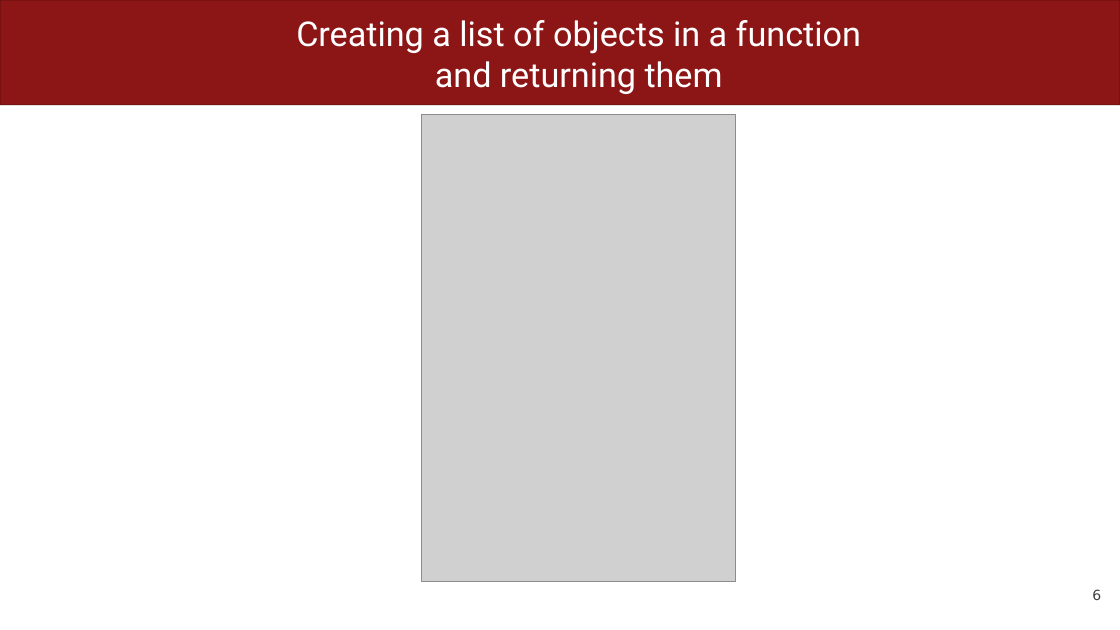
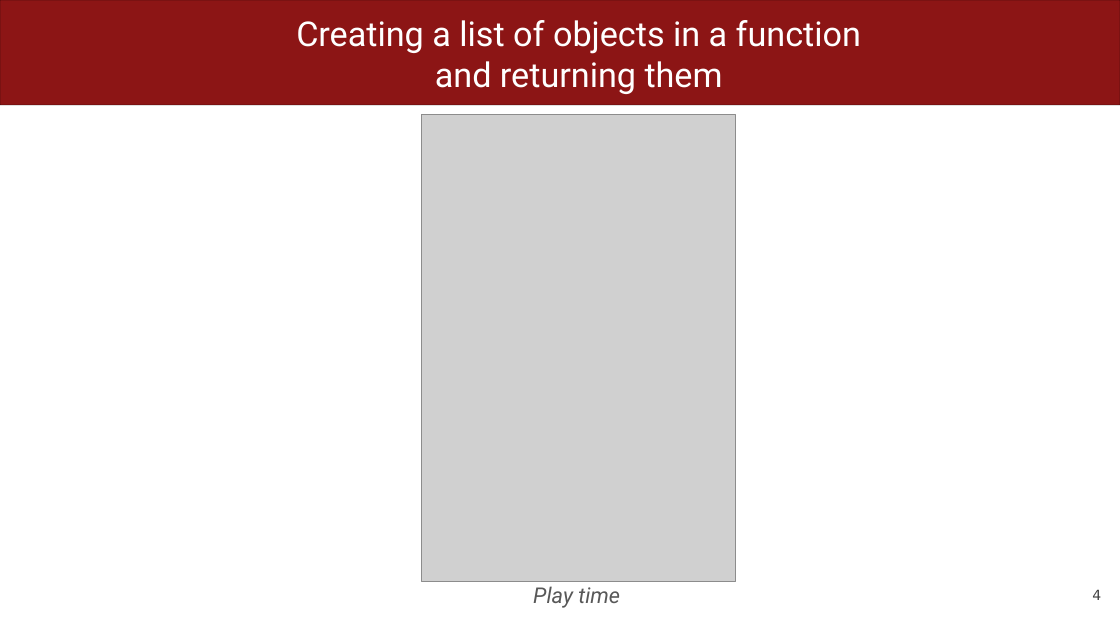
Before and after one commit to csbridge/turkey-21-website, a slide deck: slide 4 of docs/slides/Lecture15.pptx (slide 6 before the commit). Drawn at 1120x630 pixels with LibreOffice and Linux fonts; fonts in the diff are those of the drawing; grey boxes stand for pictures. Boxes give left, top, right and bottom in pixels: in the first picture for what was removed or moved away, otherwise in the second. Text is boxed around its words. In the diff, an @@ line names an element or a change of style, - is before the commit and + after.

```diff
--- a/docs/slides/Lecture15.pptx
+++ b/docs/slides/Lecture15.pptx
@@ text added at [533,586,620,608], 14 pt, text #585858, italic @@
+Play time
@@ page number at [1092,590,1101,600]: text changed @@
-6
+4
```
Also in this commit, not shown: 3 other slides changed, 2 slides added, 1 other file.
